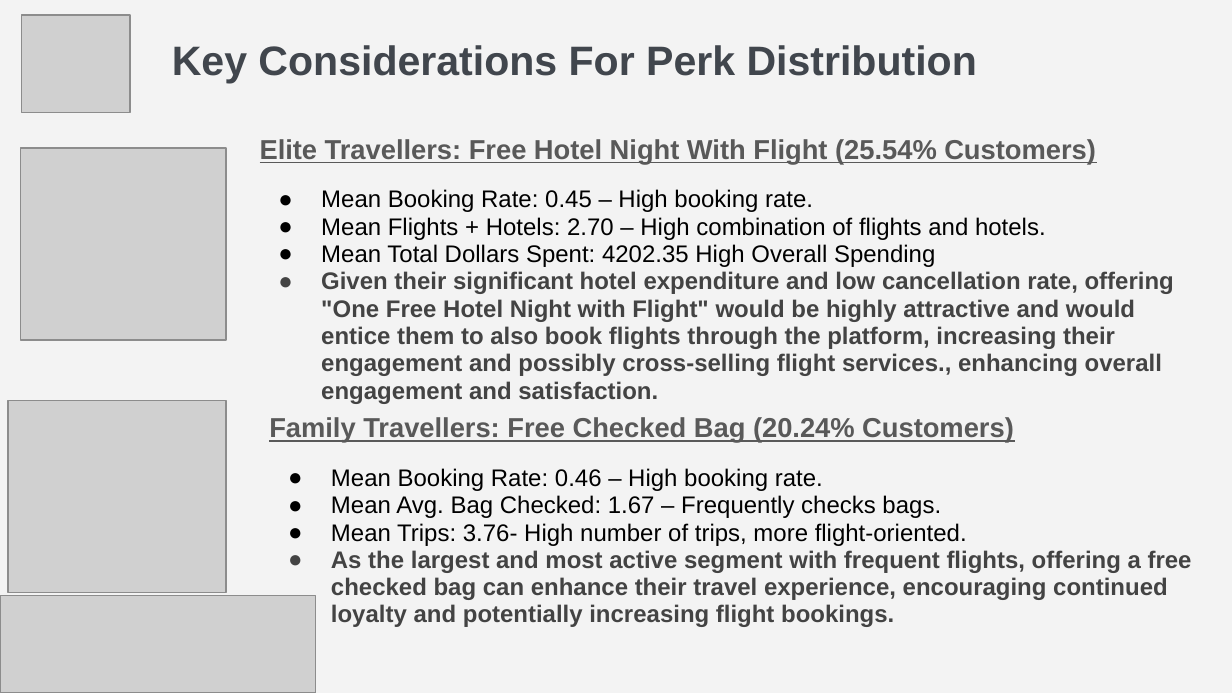
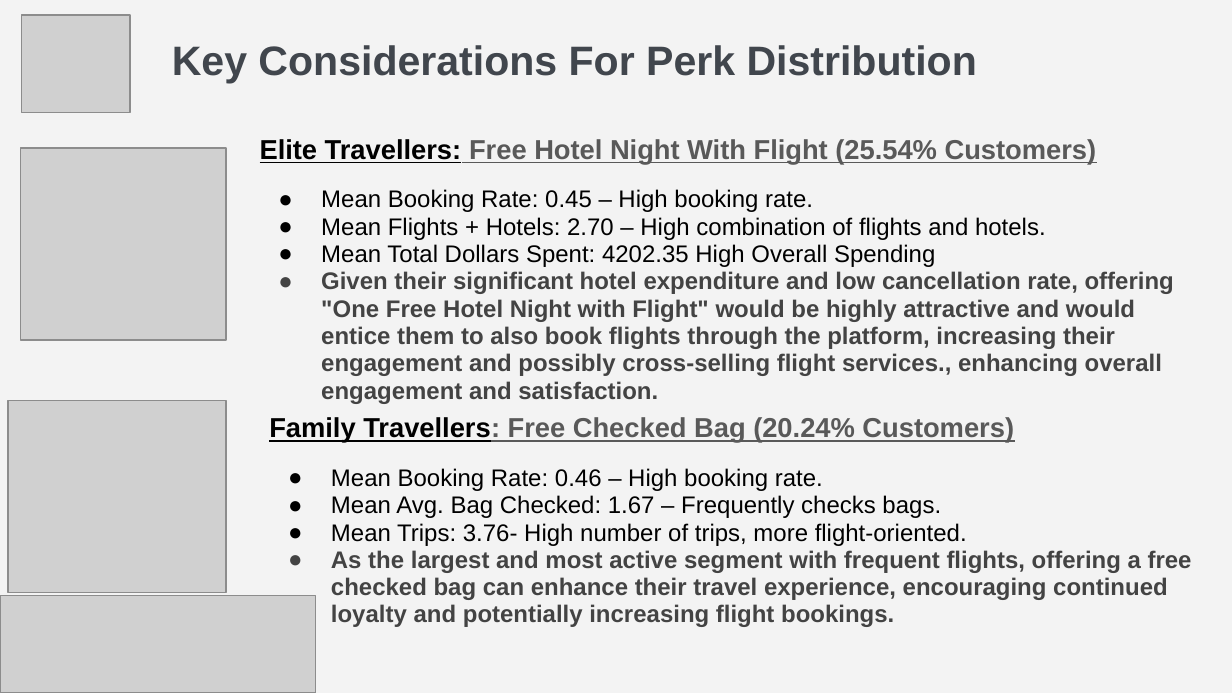
Before and after one commit to LeelaYathapu/TravelTide-Rewards-Program, a slide deck: slide 7 of TravelTide Loyalty Program Presentation.pptx. Drawn at 1232x693 pixels with LibreOffice and Linux fonts; fonts in the diff are those of the drawing; grey boxes stand for pictures. Boxes give left, top, right and bottom in pixels: in the first picture for what was removed or moved away, otherwise in the second. Text is boxed around its words. In the diff, an @@ line names an element or a change of style, - is before the commit and + after.

```diff
--- a/TravelTide Loyalty Program Presentation.pptx
+++ b/TravelTide Loyalty Program Presentation.pptx
@@ text at (260,139,1097,165): text colour #595959 to #000000 in "Elite Travellers:" @@
@@ text at (269,417,1014,443): text colour #595959 to #000000 in "Family Travellers:" @@
```
Also in this commit, not shown: 3 other slides changed.
